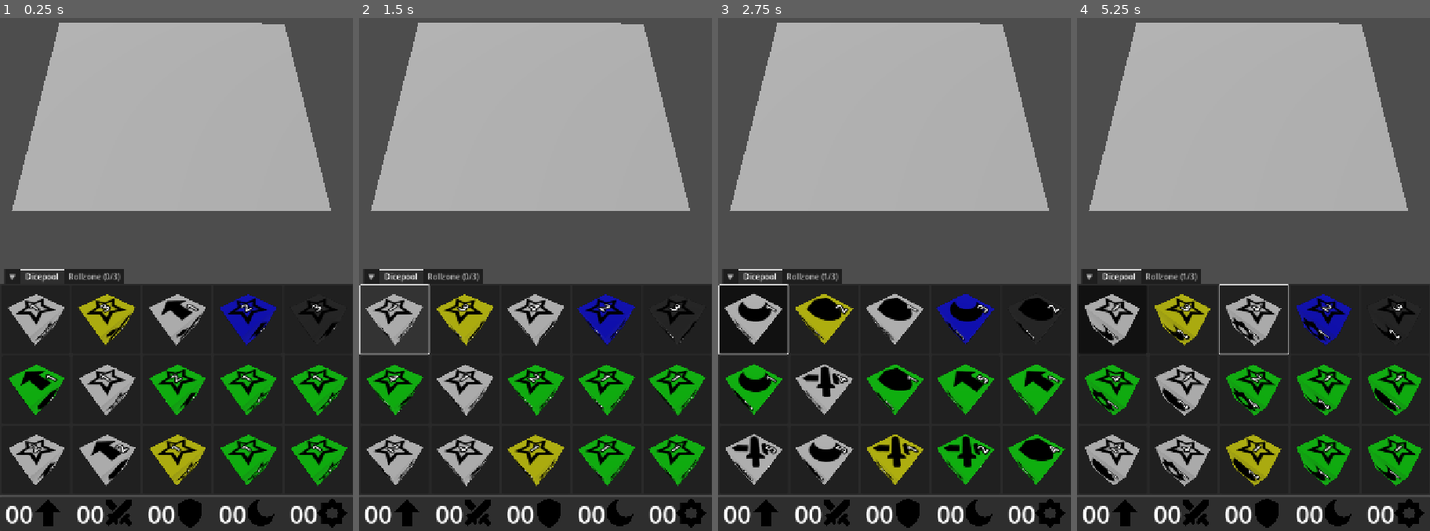
Above: before the commit, frames 1-4 (left to right).
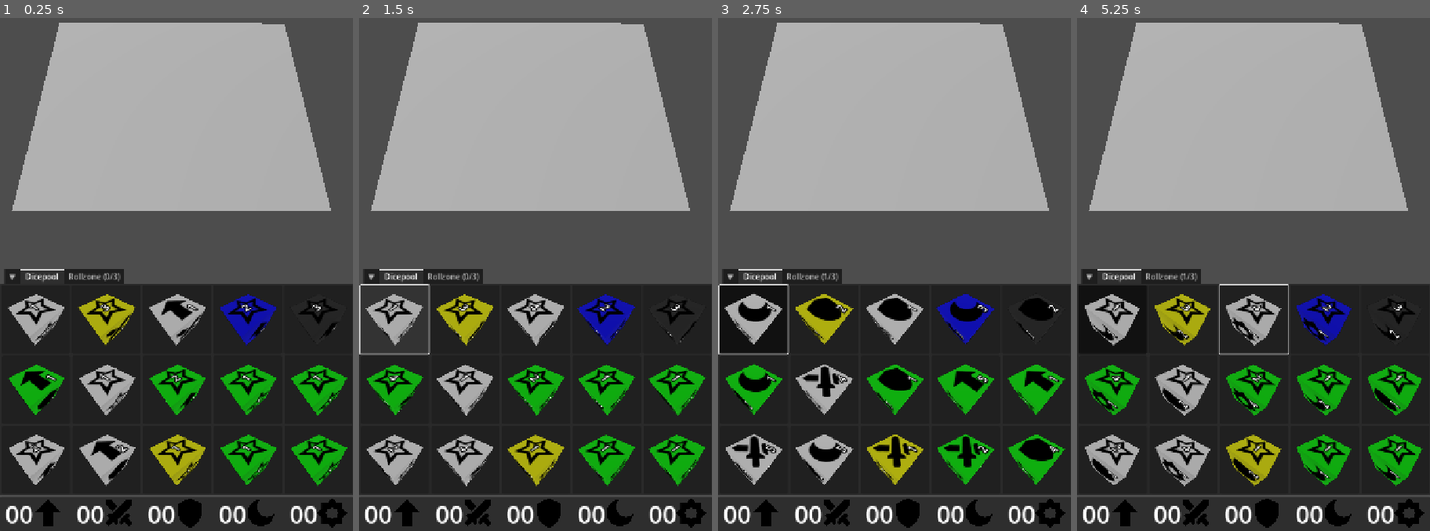
Above: after the commit, the same moments.

Repository: francocurotto/DDMre
Game: Godot game, scene res://test.tscn
The game is run twice, just before and just after one commit, with the same random seed, the same clock (stepped at 60 frames per second) and the same inputs.
Inputs (mouse positions are in pixels of both pictures, inside the frame that each line leads up to):
- Up to frame 1 (0.25 s): no input
- Up to frame 2 (1.5 s): click (394, 320) at 0.52 s; click (394, 320) at 1.27 s
- Up to frame 3 (2.75 s): click (753, 320) at 2.02 s
- Up to frame 4 (5.25 s): move the mouse to (1331, 187) at 2.77 s; click (1331, 187) at 2.92 s; drag from (1182, 248) to (1235, 341) at 3.52 s; move the mouse to (1288, 79) at 4.27 s; click (1288, 79) at 4.42 s; drag from (1235, 341) to (1147, 120) at 5.02 s

The runs differ from the first frame. In frame 1, 0.3% of the frame differs, in the area x 8-95%, y 55-89%; in frame 2, 0.3%; in frame 3, 0.3%; in frame 4, 0.4%, in the area x 8-93%, y 55-91%.

Commit message:
fix side scale to 1.0

Diff:
--- a/dice/dice.tscn
+++ b/dice/dice.tscn
@@ -28,32 +28,32 @@
 [node name="Sides" type="Node3D" parent="."]
 
 [node name="Side1" parent="Sides" instance=ExtResource("2_2tv1o")]
-transform = Transform3D(0.18, 0, 0, 0, 0.18, 0, 0, 0, 0.18, 0, 0, 0.51)
+transform = Transform3D(1, 0, 0, 0, 1, 0, 0, 0, 1, 0, 0, 0.51)
 mult = 4
 
 [node name="Side2" parent="Sides" instance=ExtResource("2_2tv1o")]
-transform = Transform3D(-0.18, 2.71792e-08, 1.18804e-15, 0, -7.86805e-09, 0.18, 2.71792e-08, 0.18, 7.86805e-09, 0, 0.51, 0)
+transform = Transform3D(-1, 1.50996e-07, 6.60024e-15, 0, -4.37114e-08, 1, 1.50996e-07, 1, 4.37114e-08, 0, 0.51, 0)
 texture = ExtResource("3_5157l")
 type = "MOVEMENT"
 
 [node name="Side3" parent="Sides" instance=ExtResource("2_2tv1o")]
-transform = Transform3D(-7.86805e-09, 0, 0.18, 0, 0.18, 0, -0.18, 0, -7.86805e-09, 0.51, 0, 0)
+transform = Transform3D(-4.37114e-08, 0, 1, 0, 1, 0, -1, 0, -4.37114e-08, 0.51, 0, 0)
 texture = ExtResource("3_5157l")
 type = "MOVEMENT"
 mult = 2
 
 [node name="Side4" parent="Sides" instance=ExtResource("2_2tv1o")]
-transform = Transform3D(-0.18, 0, -2.71792e-08, 0, 0.18, 0, 2.71792e-08, 0, -0.18, 0, 0, -0.51)
+transform = Transform3D(-1, 0, -1.50996e-07, 0, 1, 0, 1.50996e-07, 0, -1, 0, 0, -0.51)
 texture = ExtResource("4_w0qrj")
 type = "ATTACK"
 mult = 4
 
 [node name="Side5" parent="Sides" instance=ExtResource("2_2tv1o")]
-transform = Transform3D(-7.86805e-09, 0, -0.18, 0, 0.18, 0, 0.18, 0, -7.86805e-09, -0.51, 0, 0)
+transform = Transform3D(-4.37114e-08, 0, -1, 0, 1, 0, 1, 0, -4.37114e-08, -0.51, 0, 0)
 texture = ExtResource("5_65ktn")
 type = "DEFENSE"
 
 [node name="Side6" parent="Sides" instance=ExtResource("2_2tv1o")]
-transform = Transform3D(-7.86805e-09, -0.18, 7.86805e-09, 0, -7.86805e-09, -0.18, 0.18, -7.86805e-09, 3.43923e-16, 0, -0.51, 0)
+transform = Transform3D(-4.37114e-08, -1, 4.37114e-08, 0, -4.37114e-08, -1, 1, -4.37114e-08, 1.91069e-15, 0, -0.51, 0)
 texture = ExtResource("6_60uon")
 type = "MAGIC"
--- a/dice/side/side.gd
+++ b/dice/side/side.gd
@@ -21,7 +21,7 @@
 		if type == "SUMMON":
 			$Mult.position = Vector3(0,0,0)
 		else:
-			$Mult.position = Vector3(1.5,-1.5,0)
+			$Mult.position = Vector3(0.27,-0.27,0)
 
 @export_range(1,9) var mult : int = 1 :
 	set(_mult):
--- a/dice/side/side.tscn
+++ b/dice/side/side.tscn
@@ -4,11 +4,11 @@
 [ext_resource type="Script" uid="uid://bci3a5bnjlfkv" path="res://dice/side/side.gd" id="2_dg7nj"]
 
 [node name="Side" type="Sprite3D"]
-transform = Transform3D(0.18, 0, 0, 0, 0.18, 0, 0, 0, 0.18, 0, 0, 0)
+pixel_size = 0.0018
 texture = ExtResource("1_81t1o")
 script = ExtResource("2_dg7nj")
 
 [node name="Mult" type="Label3D" parent="."]
 sorting_offset = 1.0
-pixel_size = 0.06
+pixel_size = 0.01
 text = "1"
--- a/dicegui/dicepool/dice_button/dice_button.tscn
+++ b/dicegui/dicepool/dice_button/dice_button.tscn
@@ -39,7 +39,7 @@
 own_world_3d = true
 transparent_bg = true
 handle_input_locally = false
-size = Vector2i(116, 116)
+size = Vector2i(2, 2)
 render_target_update_mode = 4
 
 [node name="Camera3D" type="Camera3D" parent="MarginContainer/SubViewportContainer/SubViewport"]
